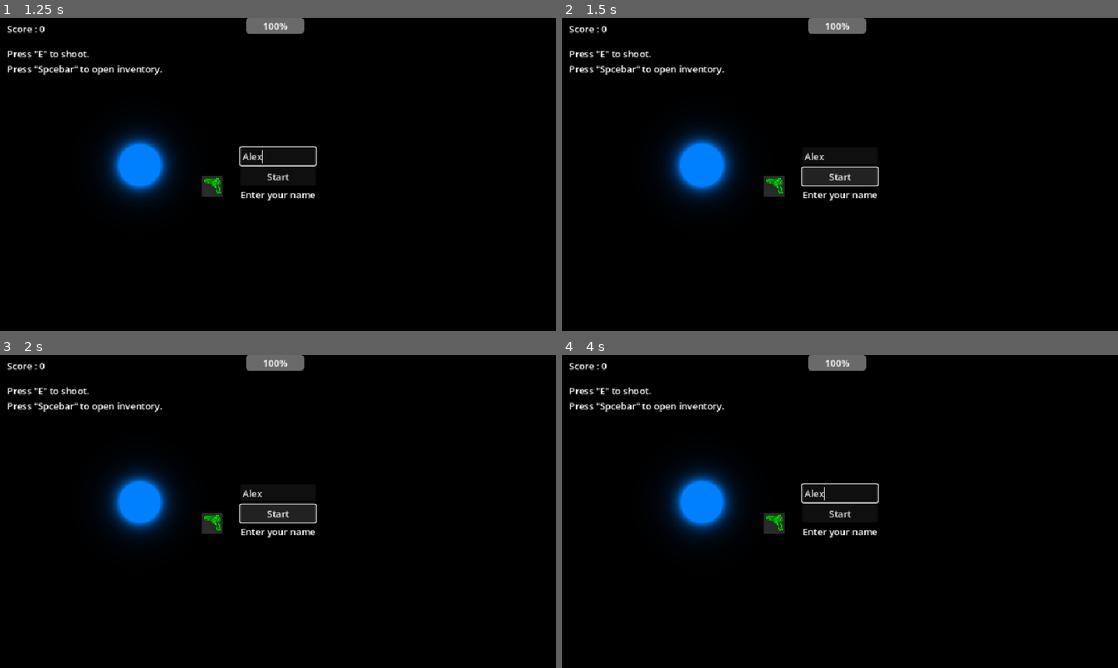
Above: before the commit, frames 1-4 (two rows, left to right).
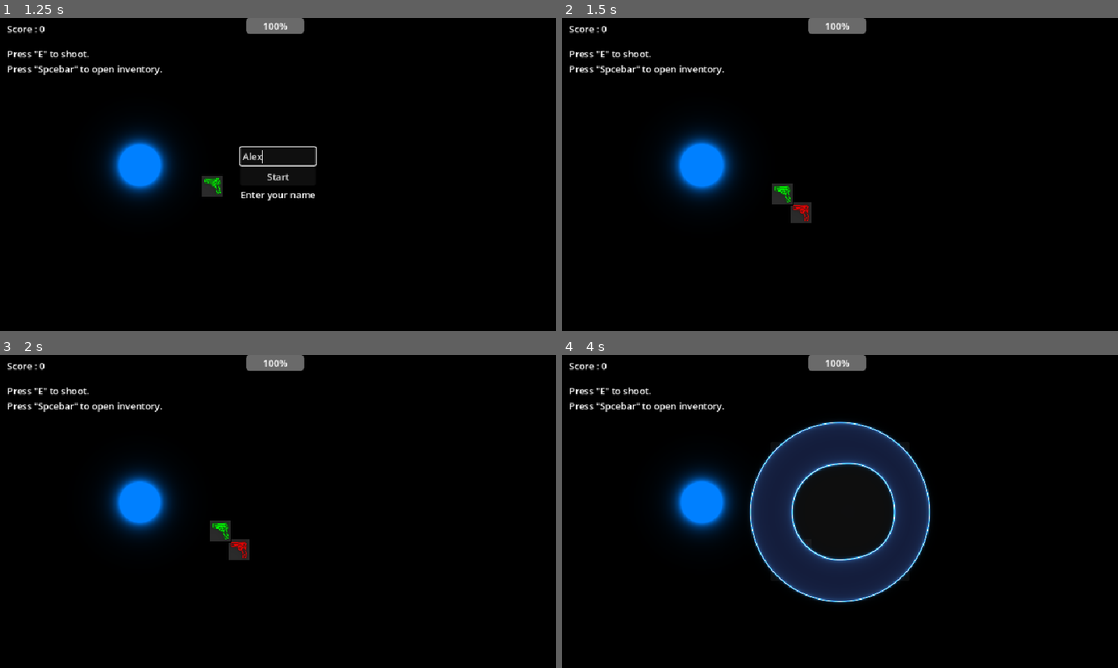
Above: after the commit, the same moments.

Repository: loco-choco/quantux-ui-experiment
Game: Godot game, scene res://scenes/main.tscn
Two runs of this game, one before a commit and one after it. Both use one fixed random seed, a clock stepped at 60 frames per second and the inputs below. The engine's default icon, where the game draws it, is replaced by a stand-in: a white triangle on a blue panel in a dark square.
Inputs (mouse positions are in pixels of both pictures, inside the frame that each line leads up to):
- Up to frame 1 (1.25 s): click (278, 155) at 0.52 s; type "Alex" at 0.6 s
- Up to frame 2 (1.5 s): click "Start" at 1.25 s
- Up to frame 3 (2 s): no input
- Up to frame 4 (4 s): click (840, 514) at 2 s, where only the run before the commit has a clickable "Start"; click (840, 514) at 2.75 s, where only the run before the commit has a clickable "Start"; tap E (pickup_item) at 3.5 s; move the mouse to (962, 495) at 3.52 s; hold Tab (hud_toggle_quick_inv) from 3.53 s (still down); click (962, 495) at 3.67 s

Frame 1 is identical in both runs. In frame 2, 1.7% of the frame differs, in the area x 36-57%, y 42-66%; in frame 3, 1.7%; in frame 4, 11%, in the area x 33-67%, y 21-80%.
Error before the commit: Compile Error: Failed to compile depended scripts. (res://scripts/main.gd:0)

Commit message:
readded log_input global node

Diff:
--- a/project.godot
+++ b/project.godot
@@ -18,7 +18,7 @@
 [autoload]
 
 InputMode="*res://scripts/global/input_mode.gd"
-LogInput="*res://log_input.gd"
+LogInput="*res://scripts/global/log_input.gd"
 
 [display]
 
Renamed: scripts/log_input.gd -> scripts/global/log_input.gd
Renamed: scripts/log_input.gd.uid -> scripts/global/log_input.gd.uid
